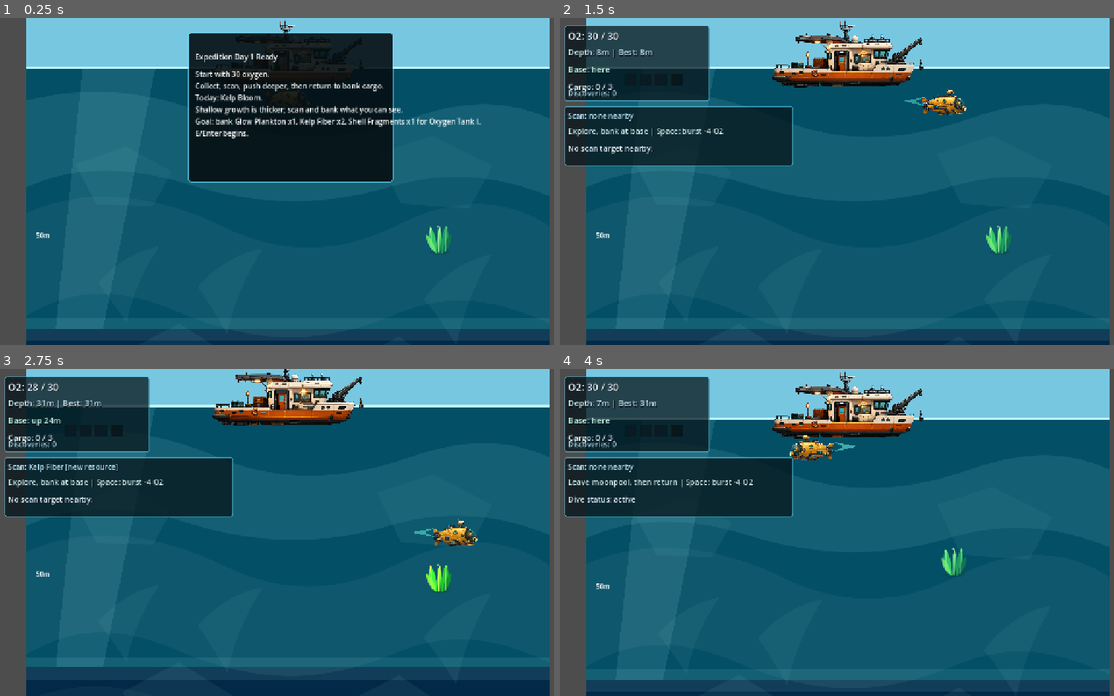
Above: before the commit, frames 1-4 (two rows, left to right).
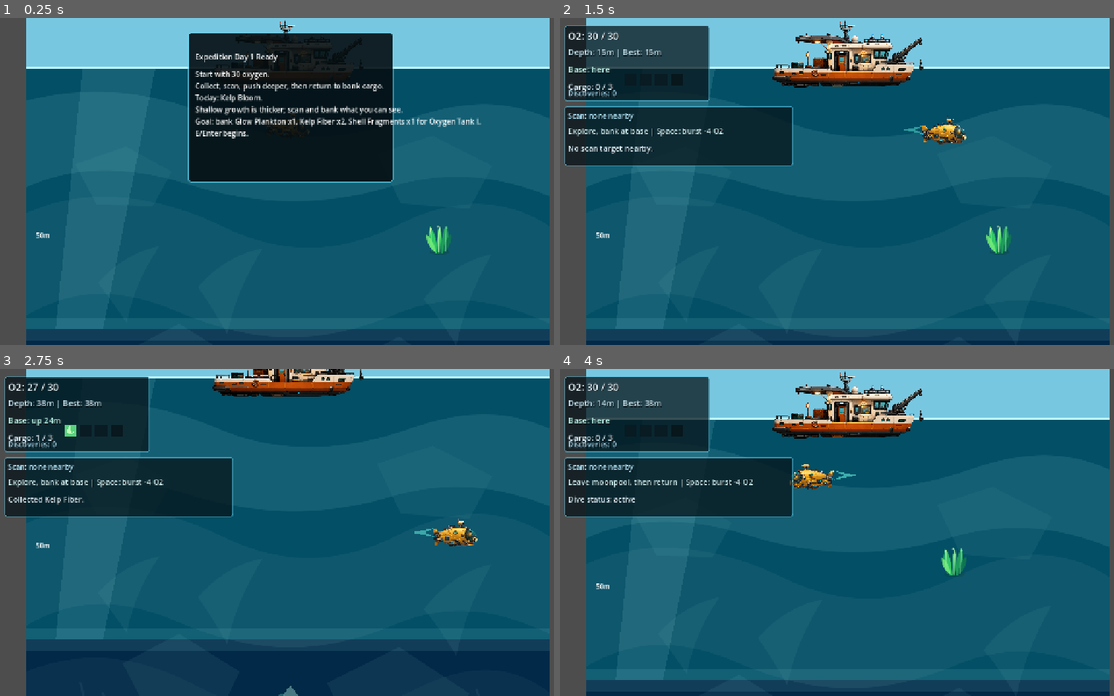
Above: after the commit, the same moments.

Repository: joeypshell/OceanGame
Game: Godot game, scene res://scenes/Main.tscn
Same seed, same stepped clock (60 frames per second), same inputs: the game is played once before the commit and once after it.
Inputs:
- Up to frame 1 (0.25 s): no input
- Up to frame 2 (1.5 s): tap Enter at 0.5 s; hold D (move_right) 0.53-1.28 s; tap E (interact) at 0.6 s; hold S (move_down) from 1.28 s (still down); tap F (scan) at 1.35 s
- Up to frame 3 (2.75 s): release S (move_down) at 2.03 s; hold D (move_right) from 2.03 s (still down); tap E (interact) at 2.1 s
- Up to frame 4 (4 s): release D (move_right) at 2.78 s; hold Space (burst_thruster) 2.78-3.53 s; tap F (scan) at 2.85 s; tap R (restart_dive) at 3.5 s; hold A (move_left) from 3.53 s (still down); tap E (interact) at 3.6 s

The runs differ from the first frame. In frame 1, less than 0.1% of the frame differs, in the area x 48-56%, y 22-37%; in frame 2, 1.0%; in frame 3, 18%, in the area x 1-100%, y 0-100%; in frame 4, 1.0%.

Commit message:
Resolve #361 clarify surface dock extraction

Diff:
--- a/scenes/Main.tscn
+++ b/scenes/Main.tscn
@@ -453,16 +453,16 @@
 texture = ExtResource("25_surface_moonpool_waterline")
 
 [node name="UnderHullShadow" type="Polygon2D" parent="SurfaceBaseArt/MoonpoolGuide"]
-color = Color(0.02, 0.1, 0.14, 0.28)
-polygon = PackedVector2Array(-116, 62, 116, 62, 96, 118, -96, 118)
+color = Color(0.02, 0.1, 0.14, 0.36)
+polygon = PackedVector2Array(-132, 82, 132, 82, 106, 154, -106, 154)
 
 [node name="LaunchColumn" type="Polygon2D" parent="SurfaceBaseArt/MoonpoolGuide"]
-color = Color(0.24, 0.95, 0.9, 0.1)
-polygon = PackedVector2Array(-52, 72, 52, 72, 72, 260, -72, 260)
+color = Color(0.24, 0.95, 0.9, 0.18)
+polygon = PackedVector2Array(-64, 92, 64, 92, 84, 320, -84, 320)
 
 [node name="MoonpoolGlow" type="Polygon2D" parent="SurfaceBaseArt/MoonpoolGuide"]
-color = Color(0.72, 1, 0.92, 0.2)
-polygon = PackedVector2Array(-60, 68, 60, 68, 44, 92, -44, 92)
+color = Color(0.72, 1, 0.92, 0.3)
+polygon = PackedVector2Array(-78, 96, 78, 96, 56, 126, -56, 126)
 
 [node name="WaterlineFoam" type="Polygon2D" parent="SurfaceBaseArt/MoonpoolGuide"]
 color = Color(0.78, 0.98, 1, 0.2)
@@ -522,25 +522,25 @@
 polygon = PackedVector2Array(-46, 92, 46, 92, 88, 208, -88, 208)
 
 [node name="Player" parent="." instance=ExtResource("1_player")]
-position = Vector2(640, 190)
+position = Vector2(640, 260)
 
 [node name="BaseZone" type="Area2D" parent="."]
-position = Vector2(640, 190)
+position = Vector2(640, 260)
 
 [node name="BaseGlow" type="Polygon2D" parent="BaseZone"]
-visible = false
-color = Color(0.2, 0.95, 0.82, 0.28)
-polygon = PackedVector2Array(-96, -54, 82, -72, 116, 0, 82, 72, -96, 54, -124, 0)
+z_index = -1
+color = Color(0.2, 0.95, 0.82, 0.16)
+polygon = PackedVector2Array(-118, -74, 98, -82, 136, 0, 98, 82, -118, 74, -148, 0)
 
 [node name="BaseCore" type="Polygon2D" parent="BaseZone"]
-visible = false
-color = Color(0.08, 0.5, 0.58, 1)
-polygon = PackedVector2Array(-48, -30, 44, -38, 62, 0, 44, 38, -48, 30, -64, 0)
+z_index = -1
+color = Color(0.08, 0.5, 0.58, 0.5)
+polygon = PackedVector2Array(-58, -34, 52, -42, 74, 0, 52, 42, -58, 34, -78, 0)
 
 [node name="DockRim" type="Polygon2D" parent="BaseZone"]
-visible = false
-color = Color(0.7, 1, 0.92, 0.42)
-polygon = PackedVector2Array(-76, -42, 76, -42, 94, -18, -92, -18, -92, 18, 94, 18, 76, 42, -76, 42)
+z_index = -1
+color = Color(0.7, 1, 0.92, 0.52)
+polygon = PackedVector2Array(-86, -50, 86, -50, 108, -24, -106, -24, -106, 24, 108, 24, 86, 50, -86, 50)
 
 [node name="CollisionShape2D" type="CollisionShape2D" parent="BaseZone"]
 shape = SubResource("CircleShape2D_base_zone")
--- a/scripts/main.gd
+++ b/scripts/main.gd
@@ -58,7 +58,7 @@
 @export var decoy_pulse_pull_distance := 260.0
 @export var predator_warning_1_multiplier := 1.8
 @export var scan_range := 120.0
-@export var start_position := Vector2(640.0, 190.0)
+@export var start_position := Vector2(640.0, 260.0)
 @export var surface_y := 120.0
 @export var pixels_per_meter := 10.0
 @export var show_debug_telemetry := false
--- a/scripts/player.gd
+++ b/scripts/player.gd
@@ -3,7 +3,7 @@
 @export var max_speed := 320.0
 @export var acceleration := 900.0
 @export var drag := 650.0
-@export var world_bounds := Rect2(Vector2(96.0, 120.0), Vector2(1088.0, 2080.0))
+@export var world_bounds := Rect2(Vector2(96.0, 245.0), Vector2(1088.0, 1955.0))
 
 var _movement_disrupt_timer := 0.0
 var _last_move_direction := Vector2.RIGHT
--- a/tests/logic_tests.gd
+++ b/tests/logic_tests.gd
@@ -438,6 +438,21 @@
 
 	var moonpool_sprite := main.get_node("SurfaceBaseArt/MoonpoolGuide/MoonpoolWaterlineSprite") as Sprite2D
 	_expect(moonpool_sprite.texture != null, "Surface moonpool/waterline should use the first exported source asset sprite")
+	var launch_column := main.get_node("SurfaceBaseArt/MoonpoolGuide/LaunchColumn") as Polygon2D
+	var base_zone := main.get_node("BaseZone") as Area2D
+	var base_core := main.get_node("BaseZone/BaseCore") as Polygon2D
+	var dock_rim := main.get_node("BaseZone/DockRim") as Polygon2D
+	var scene_player := main.get_node("Player") as CharacterBody2D
+	var boat_sprite := main.get_node("SurfaceBaseArt/SpriteAnchor/ResearchBoatSprite") as Sprite2D
+	_expect(base_zone.global_position.y > boat_sprite.global_position.y + 150.0, "base zone should sit below the boat hull, not inside the boat sprite")
+	_expect(scene_player.global_position.y >= base_zone.global_position.y, "player should start in the marked moonpool dock below the boat")
+	_expect(base_core.visible, "base dock core should be visible as an extraction marker")
+	_expect(dock_rim.visible, "base dock rim should be visible as a loading-dock affordance")
+	_expect(base_core.z_index < 0 and dock_rim.z_index < 0, "base dock marker should sit behind the sub, not on top of it")
+	_expect(launch_column.color.a >= 0.16, "moonpool launch column should be visible enough to mark the dock route")
+	var player_contract := PlayerScript.new()
+	_expect(player_contract.world_bounds.position.y >= 240.0, "player top clamp should keep the sub below the boat hull")
+	player_contract.free()
 
 	var shallow_midwater_background := main.get_node("ShallowMidwaterBackgroundStudy") as Sprite2D
 	_expect(shallow_midwater_background.texture != null, "Shallow/midwater background study should use its exported source asset")
Not shown, changed: docs/current/GAMEPLAY.md
